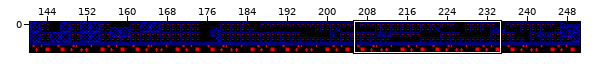
Level history. Tiled map: art/maps/level.tmx. The first picture is a wide view before the edit; the outline marks the close-up.
Close-up. The starting point:
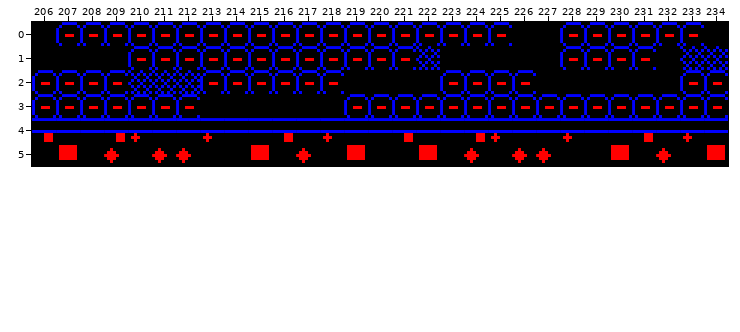
Cells are 8x8 px. Shown: x 206..234, y 0..5. The commit also changed other parts of the map, which this record leaves out. Tiles whose own drawing changed are shown in their newer look in all pictures.
And afterwards:
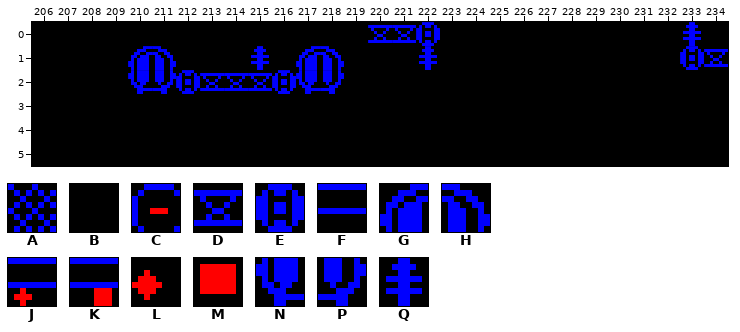
Key: from "tileSet": A 0, B 2, C 3, D 16 "Dock girder", E 19 "Coupling", F 34, G 39 "Pressure vessel", H 40, J 48, K 49, L 51, M 52, N 55, P 56, Q 100.
_ is an empty cell.
The exact change:
Layer "Mooring Chain":
Tile C becomes tile B in row 0 at x 207 to 219, 223 to 225 and 228 to 232; in row 1 at x 212 to 214, 216, 219 to 221 and 228 to 231; in row 2 at x 206 to 209, 223 to 226 and 233 to 234; in row 3 at x 206 to 212 and 219 to 234.
Tile F becomes tile B in row 4 at x 207 to 208, 211 to 212, 214 to 215, 217, 219 to 220, 222 to 223, 226 to 227, 229 to 230, 232 and 234.
Tile J becomes tile B in row 4 at x 210, 213, 218, 225, 228 and 233.
Tile K becomes tile B in row 4 at x 206, 209, 216, 221, 224 and 231.
Tile L becomes tile B in row 5 at x 209, 211 to 212, 217, 224, 226 to 227 and 232.
Tile M becomes tile B in row 5 at x 207, 215, 219, 222, 230 and 234.
Tile A becomes tile D in row 1 at x 234.
Tile C becomes tile D in row 0 at x 220 to 221; in row 2 at x 213 to 215.
Tile A becomes tile E in row 1 at x 233; in row 2 at x 212.
Tile C becomes tile E in row 0 at x 222; in row 2 at x 216.
Tile C becomes tile G in row 1 at x 210 and 217.
Tile C becomes tile H in row 1 at x 211 and 218.
Tile A becomes tile N in row 2 at x 210.
Tile C becomes tile N in row 2 at x 217.
Tile A becomes tile P in row 2 at x 211.
Tile C becomes tile P in row 2 at x 218.
Tile A becomes tile Q in row 1 at x 222.
Tile C becomes tile Q in row 0 at x 233; in row 1 at x 215.
Changed places in both close-ups, as pixel boxes (x1, y1, x2, y2):
changed: (32, 22, 728, 163)
